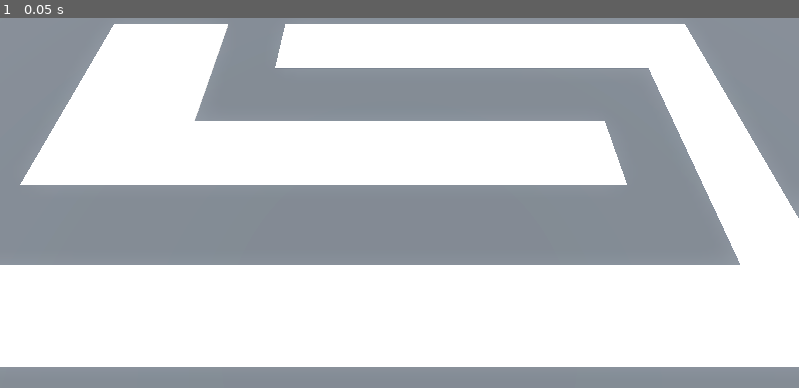
Above: before the commit, frame 1.
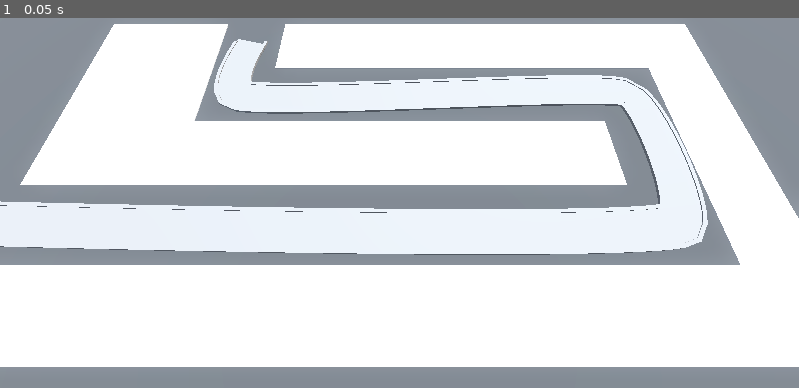
Above: after the commit, the same moment.

Repository: yubinex/barbarian-blaster
Game: Godot game, scene res://base_level.tscn
The game is run twice, just before and just after one commit, with the same random seed, the same clock (stepped at 60 frames per second) and the same inputs. The project has no main scene, so this scene is started directly.
Inputs:
- Up to frame 1 (0.05 s): no input

The runs differ from the first frame. In frame 1, 17% of the frame differs, in the area x 0-89%, y 5-65%.

Commit message:
feat: Add road path to base level
Adds a Path3D node to define the course for the road in the base level.
The road surface and edges are constructed using CSGPolygon3D nodes that follow the defined path.

Diff:
--- a/base_level.tscn
+++ b/base_level.tscn
@@ -17,6 +17,13 @@
 
 [sub_resource type="StandardMaterial3D" id="StandardMaterial3D_bo3yr"]
 albedo_color = Color(0.258824, 0.258824, 0.258824, 1)
+
+[sub_resource type="Curve3D" id="Curve3D_bo3yr"]
+_data = {
+"points": PackedVector3Array(0, 0, 0, 0, 0, 0, -21.8928, 0, 6.00543, -1, 0, 1, 1, 0, -1, 13.9872, 0, 6.00206, 1, 0, 0.9, -1, 0, -0.9, 13.9872, 0, -1.99208, 1, 0, 1, -1, 0, -1, -9.99407, 0, -1.92001, 0, 0, 0, 0, 0, 0, -9.97631, 0.00346947, -6.27813),
+"tilts": PackedFloat32Array(0, 0, 0, 0, 0)
+}
+point_count = 5
 
 [node name="BaseLevel" type="Node3D"]
 
@@ -42,3 +49,48 @@
 data = {
 "cells": PackedInt32Array(65535, 65534, 0, 65535, 2, 0, 65531, 65535, 0, 4, 65535, 0, 65531, 65534, 0, 65532, 65534, 0, …(306 unchanged characters)…
 }
+
+[node name="Path3D" type="Path3D" parent="."]
+curve = SubResource("Curve3D_bo3yr")
+
+[node name="Road" type="CSGPolygon3D" parent="Path3D"]
+polygon = PackedVector2Array(-1, 0, -1, 0.1, 1, 0.1, 1, 0)
+mode = 2
+path_node = NodePath("..")
+path_interval_type = 0
+path_interval = 0.5
+path_simplify_angle = 0.0
+path_rotation = 2
+path_rotation_accurate = false
+path_local = false
+path_continuous_u = true
+path_u_distance = 1.0
+path_joined = false
+
+[node name="LeftEdge" type="CSGPolygon3D" parent="Path3D"]
+polygon = PackedVector2Array(-1.1, 0, -1.1, 0.15, -0.9, 0.15, -0.9, 0)
+mode = 2
+path_node = NodePath("..")
+path_interval_type = 0
+path_interval = 0.5
+path_simplify_angle = 0.0
+path_rotation = 2
+path_rotation_accurate = true
+path_local = false
+path_continuous_u = true
+path_u_distance = 1.0
+path_joined = false
+
+[node name="RightEdge" type="CSGPolygon3D" parent="Path3D"]
+polygon = PackedVector2Array(0.9, 0, 0.9, 0.15, 1.1, 0.15, 1.1, 0)
+mode = 2
+path_node = NodePath("..")
+path_interval_type = 0
+path_interval = 0.5
+path_simplify_angle = 0.0
+path_rotation = 2
+path_rotation_accurate = true
+path_local = false
+path_continuous_u = true
+path_u_distance = 1.0
+path_joined = false
Not shown: 1 places in base_level.tscn that only renumber resources
